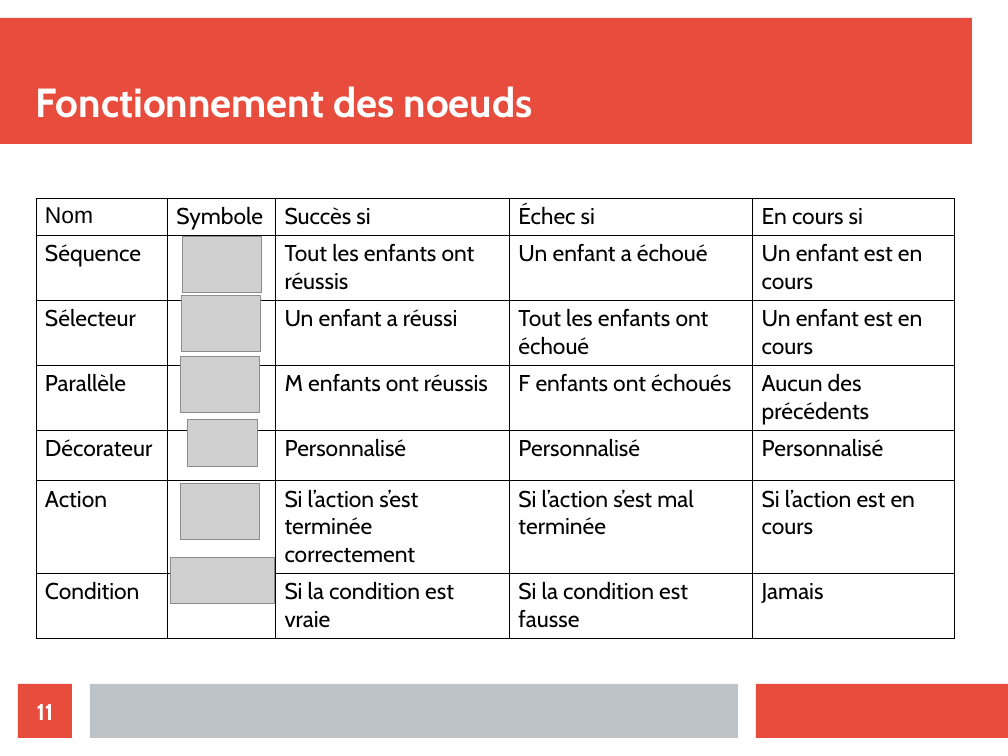
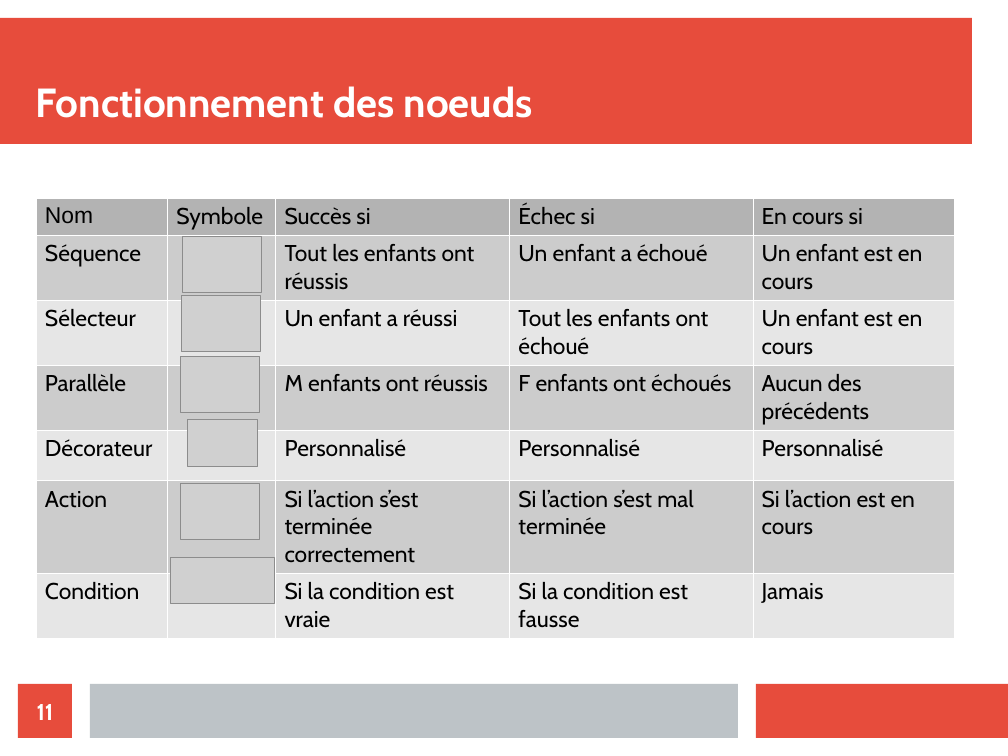
Before and after one commit to ValentinLebouvier/TAL2019, a slide deck: slide 11 of Comptes Rendus/CR.odp. Drawn at 1008x756 pixels with LibreOffice and Linux fonts; fonts in the diff are those of the drawing; grey boxes stand for pictures. Boxes give left, top, right and bottom in pixels: in the first picture for what was removed or moved away, otherwise in the second. Text is boxed around its words. In the diff, an @@ line names an element or a change of style, - is before the commit and + after.

```diff
--- a/Comptes Rendus/CR.odp
+++ b/Comptes Rendus/CR.odp
@@ table at bbox=[36, 198, 954, 632] @@
@@ fill none to #B3B3B3 in row 1 @@
@@ fill none to #CCCCCC in 12 cells @@
@@ fill none to #E6E6E6 in 12 cells @@
@@ borders changed @@
```
Also in this commit, not shown: 2 other slides changed, 1 slide added, 12 other files.
